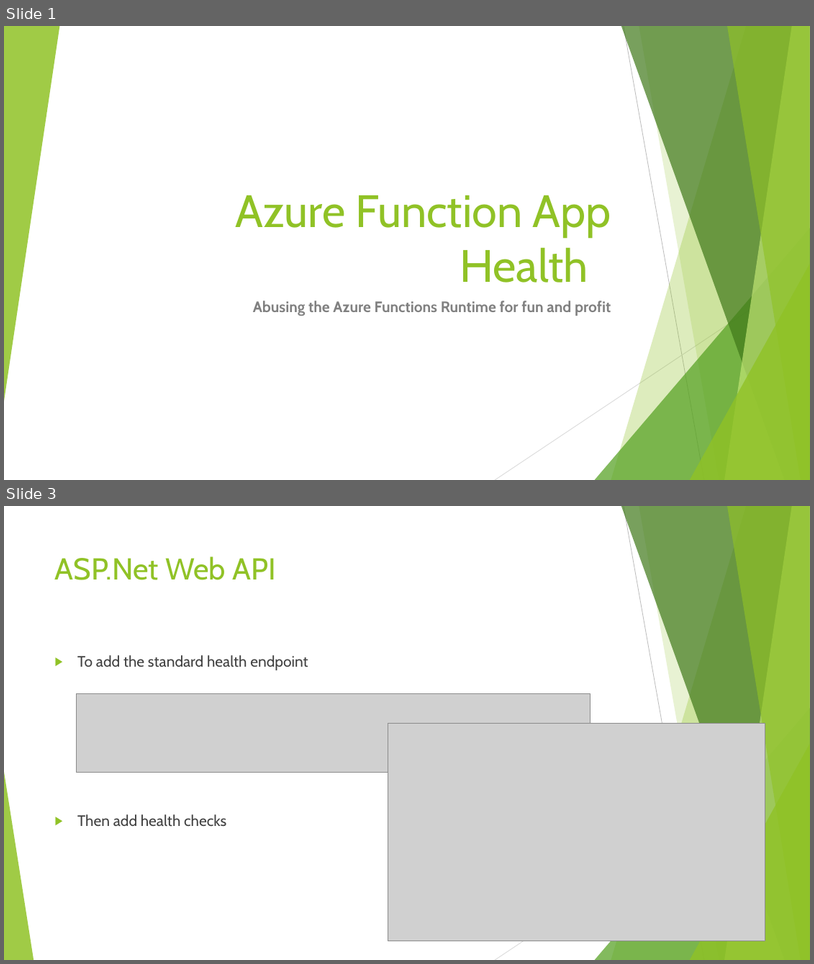
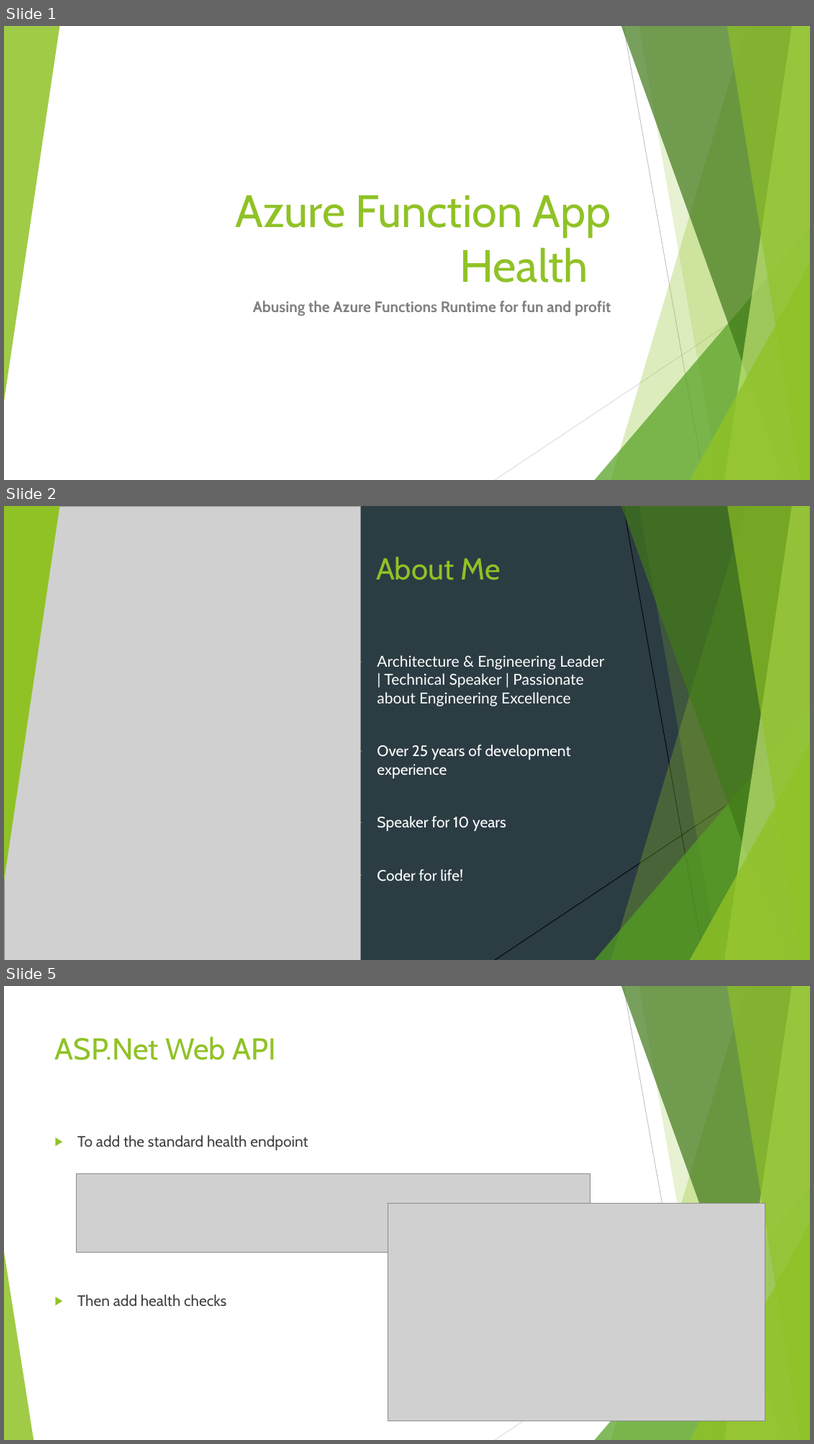
Before and after one commit to Rammesses/Azure.Functions.HealthEndpoints, a slide deck: Global Azure London - 2023-05-12.pptx. Shown one above the other, each under a label of ours: slides 1 and 3 before the commit, slides 1, 2 and 5 after it; the slides between them are not shown. The pictures are 814x964 and 814x1444 pixels, drawn with LibreOffice and Linux fonts; fonts in the diff are those of the drawing; grey boxes stand for pictures. Boxes give left, top, right and bottom in pixels: in the first picture for what was removed or moved away, otherwise in the second. Text is boxed around its words. In the diff, an @@ line names an element or a change of style, - is before the commit and + after.

```diff
--- a/Global Azure London - 2023-05-12.pptx
+++ b/Global Azure London - 2023-05-12.pptx
@@ slide 2 added at [4,506,810,960], background #2C3C43; not listed: 8 template elements that a slide beside it also shows @@
@@ picture added at [4,506,361,960] @@
@@ triangle added at [4,506,59,881], fill #90C226 @@
@@ line added from (624, 506) to (705, 960), #000000 0.75 pt @@
@@ title added at [376,556,501,580], 36 pt, text #90C226 @@
+About Me
@@ text added at [377,655,604,881], 18 pt, text #FFFFFF @@
+▶ Architecture & Engineering Leader | Technical Speaker | Passionate about Engineering Excellence
+▶ Over 25 years of development experience
+▶ Speaker for 10 years
+▶ Coder for life!
@@ line added from (810, 750) to (495, 960), #000000 0.75 pt @@
@@ what was slide 3 is now slide 5 @@
```
Also in this commit, not shown: 2 slides changed, 6 other slides added.
